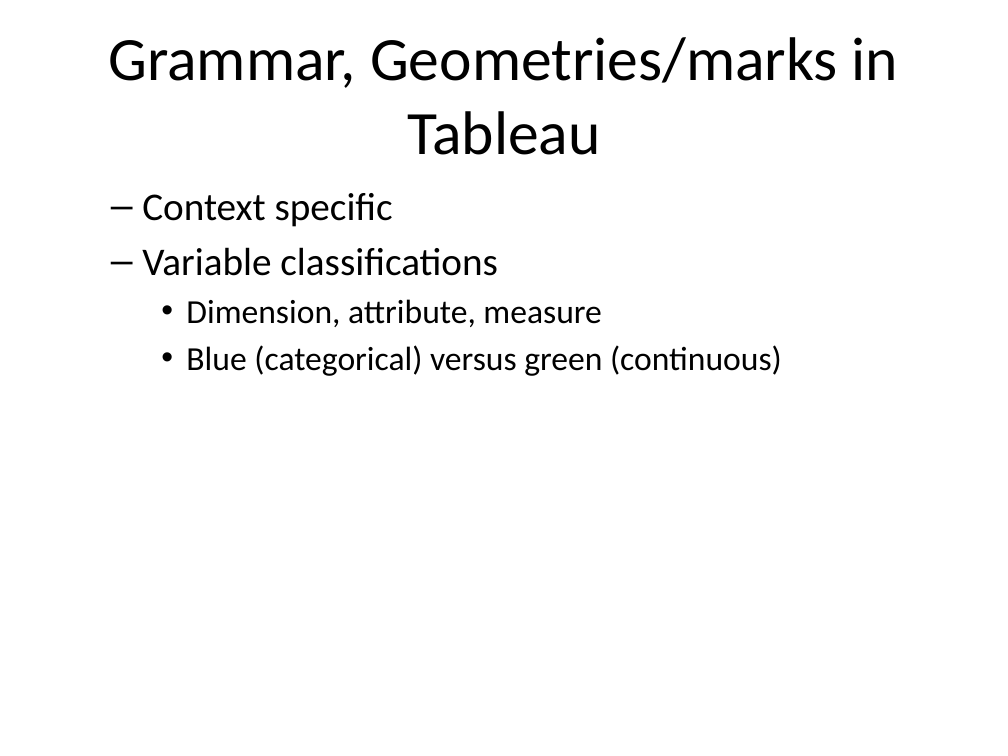
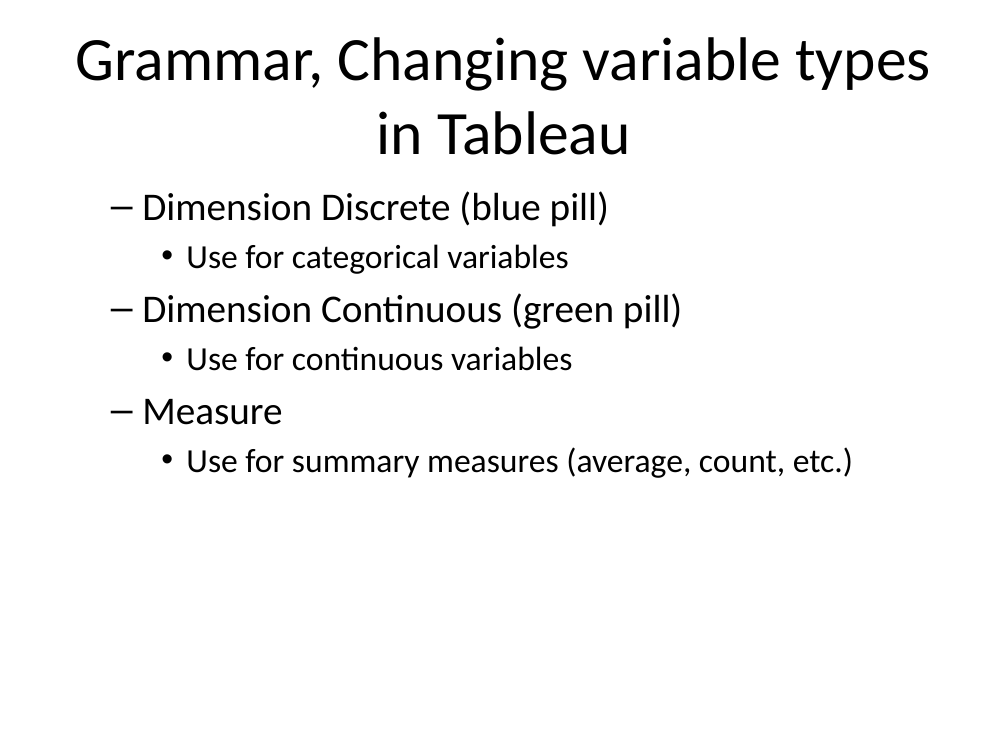
Before and after one commit to pmean/data-visualization, a slide deck: slide 52 of data-viz-01/src/complete-lecture-scatterplots.pptx (slide 46 before the commit). Drawn at 1008x756 pixels with LibreOffice and Linux fonts; fonts in the diff are those of the drawing. Boxes give left, top, right and bottom in pixels: in the first picture for what was removed or moved away, otherwise in the second. Text is boxed around its words. In the diff, an @@ line names an element or a change of style, - is before the commit and + after.

```diff
--- a/data-viz-01/src/complete-lecture-scatterplots.pptx
+++ b/data-viz-01/src/complete-lecture-scatterplots.pptx
@@ title at (76, 37, 931, 155): text changed @@
-Grammar, Geometries/marks in Tableau
+Grammar, Changing variable types in Tableau
@@ text at (142, 191, 853, 478): text changed @@
-  – Context specific
-  – Variable classifications
-    • Dimension, attribute, measure
-    • Blue (categorical) versus green (continuous)
+  – Dimension Discrete (blue pill)
+    • Use for categorical variables
+  – Dimension Continuous (green pill)
+    • Use for continuous variables
+  – Measure
+    • Use for summary measures (average, count, etc.)
```
Also in this commit, not shown: 41 other slides changed, 10 slides added, 2 slides removed, 14 other files.
